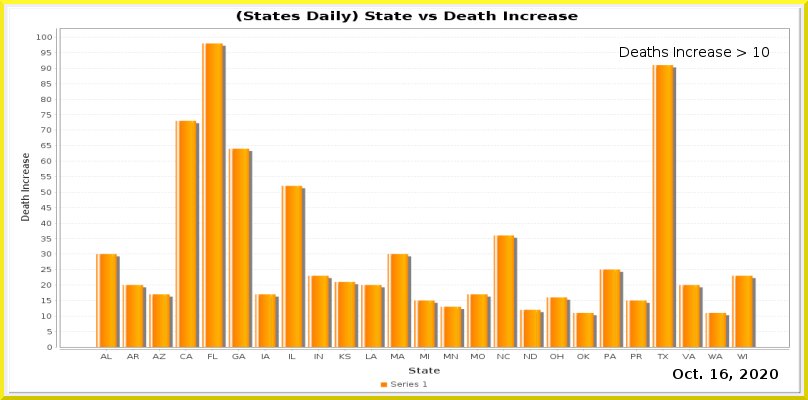
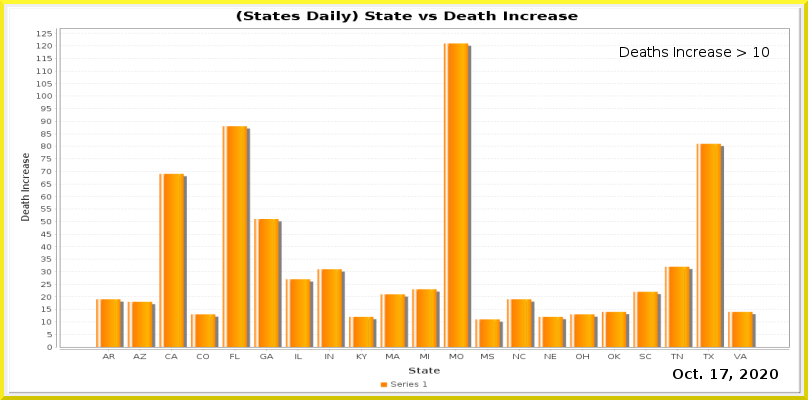
Comparing the layer stacks of the two w=808, h=400 images. Changes:
painted on "Current Date" over bbox(720, 369, 728, 379)
painted on "Date_vs_TestIncrease.png" over bbox(36, 31, 789, 360)
